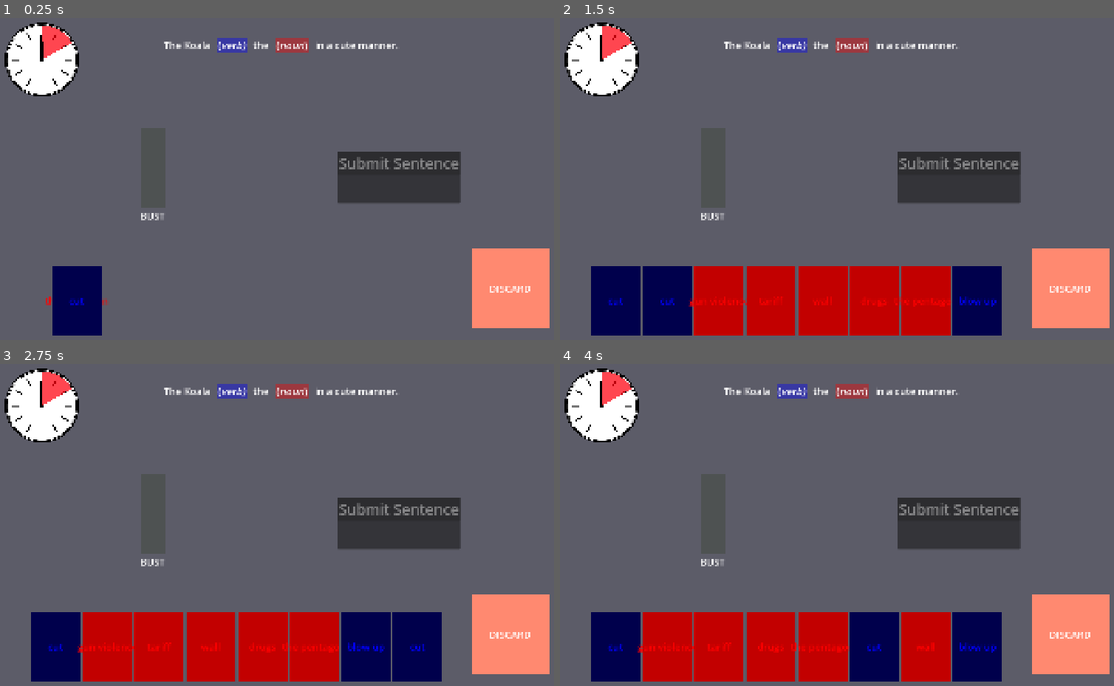
Above: before the commit, frames 1-4 (two rows, left to right).
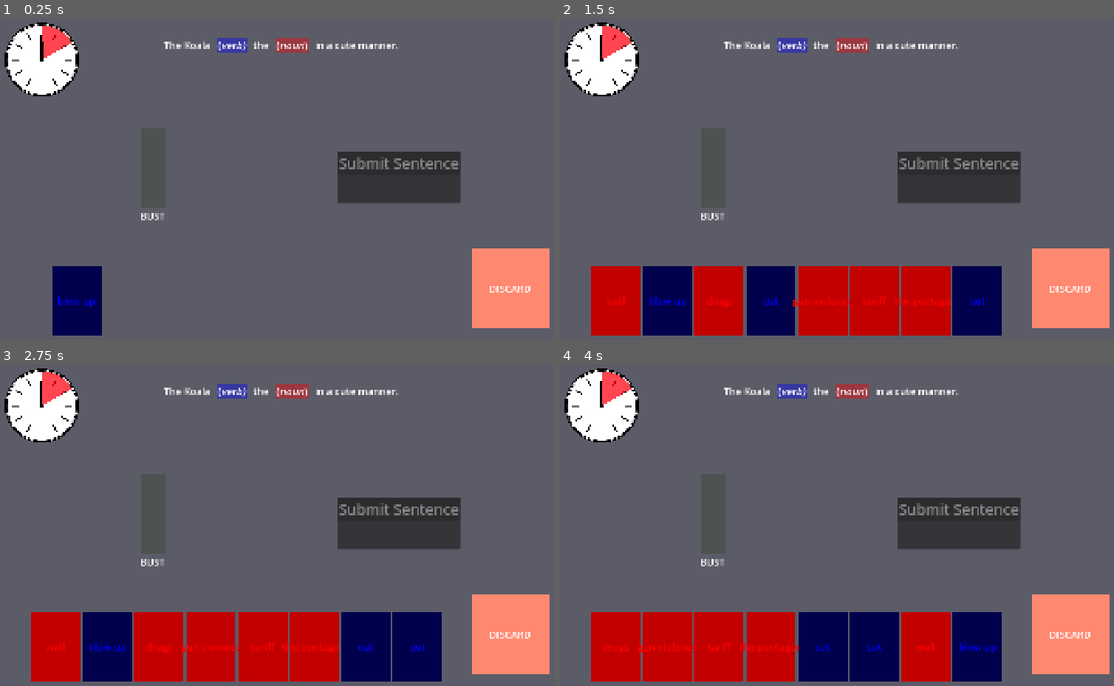
Above: after the commit, the same moments.

Repository: my-koala/PhilBuster
Game: Godot game, scene res://assets/main.tscn
The game is run twice, just before and just after one commit, with the same random seed, the same clock (stepped at 60 frames per second) and the same inputs.
Inputs (mouse positions are in pixels of both pictures, inside the frame that each line leads up to):
- Up to frame 1 (0.25 s): no input
- Up to frame 2 (1.5 s): click (792, 43) at 0.52 s; click "the pentagon" at 1.25 s
- Up to frame 3 (2.75 s): click "cut" at 2 s
- Up to frame 4 (4 s): click "wall" at 2.75 s; click "blow up" at 3.5 s

The runs differ from the first frame. In frame 1, 0.1% of the frame differs, in the area x 8-20%, y 86-90%; in frame 2, 4.2%, in the area x 5-79%, y 77-99%; in frame 3, 4.2%; in frame 4, 4.0%.

Commit message:
Modified game stats to use CardInfo

Diff:
--- a/scripts/game.gd
+++ b/scripts/game.gd
@@ -4,8 +4,6 @@
 
 # for this jam, will only simulate one session from the same starting deck each time the player plays/restarts
 # there wont be enough time to implement and balance multiple session difficulties
-
-const CARD_INSTANCE_SCENE: PackedScene = preload("res://assets/card/card_instance.tscn")
 
 enum State {
 	NONE,
@@ -38,11 +36,10 @@
 	_loop = true
 	_game_stats = GameStats.new()
 
+	# Initialize card deck.
 	for card_info: CardInfo in default_deck:
 		if !_game_stats.deck_is_full():
-			var card_instance: CardInstance = CARD_INSTANCE_SCENE.instantiate() as CardInstance
-			card_instance.card_info = card_info
-			_game_stats.deck_append(card_instance)
+			_game_stats.deck_append(card_info)
 
 	_session.start_session(_game_stats)
 
--- a/scripts/game_stats.gd
+++ b/scripts/game_stats.gd
@@ -8,60 +8,44 @@
 
 const DECK_MAX_COUNT: int = 30
 
-var _deck: Array[CardInstance] = []
+var _deck: Array[CardInfo] = []
 
-func get_deck() -> Array[CardInstance]:
-	var deck: Array[CardInstance] = _deck.duplicate()
+func get_deck() -> Array[CardInfo]:
+	var deck: Array[CardInfo] = _deck.duplicate()
 	deck.make_read_only()
 	return deck
 
-func deck_shuffle() -> void:
-	_deck.shuffle()
-
-func deck_deal() -> CardInstance:
-	if _deck.is_empty():
-		return null
-
-	var card_instance: CardInstance = _deck[0]
-	_deck.pop_front()
-	return card_instance
-
-func deck_append(card_instance: CardInstance) -> bool:
-	if !is_instance_valid(card_instance):
+func deck_append(card_info: CardInfo) -> bool:
+	if !is_instance_valid(card_info):
 		return false
 
 	if _deck.size() == DECK_MAX_COUNT:
 		return false
 
-	if _deck.has(card_instance):
+	_deck.append(card_info)
+	return true
+
+func deck_remove(card_info: CardInfo) -> bool:
+	if !is_instance_valid(card_info):
 		return false
 
-	_deck.append(card_instance)
+	if !_deck.has(card_info):
+		return false
+
+	_deck.erase(card_info)
 	return true
 
-func deck_remove(card_instance: CardInstance) -> bool:
-	if !is_instance_valid(card_instance):
-		return false
-
-	if _deck.is_empty():
-		return false
-
-	if !_deck.has(card_instance):
-		return false
-
-	_deck.erase(card_instance)
-	return true
-
-func deck_has(card_instance: CardInstance) -> bool:
-	return _deck.has(card_instance)
+func deck_has(card_info: CardInfo) -> bool:
+	return _deck.has(card_info)
 
 func deck_is_full() -> bool:
 	return _deck.size() == DECK_MAX_COUNT
+
+func deck_get_size() -> int:
+	return _deck.size()
 
 func deck_is_empty() -> bool:
 	return _deck.is_empty()
 
 func deck_clear() -> void:
-	for card_instance: CardInstance in _deck:
-		card_instance.free()
 	_deck.clear()
--- a/scripts/session/session.gd
+++ b/scripts/session/session.gd
@@ -3,6 +3,8 @@
 class_name Session
 
 #const SENTENCE_LOADER: SentenceLoader = preload("res://assets/sentences/sentence_loader.tres") as SentenceLoader
+
+const CARD_INSTANCE_SCENE: PackedScene = preload("res://assets/card/card_instance.tscn")
 
 const HAND_COUNT_MAX: int = 8
 
@@ -34,6 +36,7 @@
 @onready
 var _clock: Clock = %clock as Clock
 
+var _deck_card_instances: Array[CardInstance] = []
 var _hand_card_instances: Array[CardInstance] = []
 
 var _game_stats: GameStats = null
@@ -44,14 +47,21 @@
 	return _session_active
 
 # TODO: session customizations?
-# time = number of minutes. each word will generally be worth 1 tick
+# time = number of minutes. each word will generally be worth 1 minute
 func start_session(game_stats: GameStats, topic: String = "", time: int = 120, bust_max: int = 32, sentence_difficulty: int = 0) -> void:
 	if _session_active:
 		return
 	_session_active = true
 
 	_game_stats = game_stats
-	_game_stats.deck_shuffle()
+
+	for card_info: CardInfo in _game_stats.get_deck():
+		var card_instance: CardInstance = CARD_INSTANCE_SCENE.instantiate()
+		card_instance.drag_started.connect(_on_card_instance_drag_started.bind(card_instance))
+		card_instance.drag_stopped.connect(_on_card_instance_drag_stopped.bind(card_instance))
+		card_instance.card_info = card_info
+		_deck_card_instances.append(card_instance)
+	_deck_card_instances.shuffle()
 
 	_bust_meter.bust_max = bust_max
 	_bust_meter.clear_bust()
@@ -66,11 +76,11 @@
 		return
 	_session_active = false
 
-	for card_instance: CardInstance in _hand_card_instances:
-		_game_stats.deck_append(card_instance)
+	while !_deck_card_instances.is_empty():
+		_deck_card_instances[0].free()
 
 	while !_hand_card_instances.is_empty():
-		_discard_card_instance_from_hand(_hand_card_instances[0])
+		_hand_card_instances[0].free()
 
 	_game_stats = null
 
@@ -82,10 +92,12 @@
 		# Deal hand if insufficient number of cards.
 		if _deck_deal_cooldown > 0.0:
 			_deck_deal_cooldown -= delta
-		elif !_game_stats.deck_is_empty() && (_hand_card_instances.size() < HAND_COUNT_MAX):
+		elif !_deck_card_instances.is_empty() && (_hand_card_instances.size() < HAND_COUNT_MAX):
 			_deck_deal_cooldown = deck_deal_cooldown
-
-			_append_card_instance_to_hand(_game_stats.deck_deal())
+			var card_instance: CardInstance = _deck_card_instances[0]
+			_deck_card_instances.pop_front()
+			_hand_card_instances.append(card_instance)
+			_hand_container.add_child(card_instance)
 
 
 func _ready() -> void:
@@ -140,8 +152,8 @@
 	# First try discard, then try fields, then fallback to hand container.
 	var fallback: bool = true
 	if _discard.get_global_rect().has_point(global_mouse_position):
-		_discard_card_instance_from_hand(card_instance)
-		_game_stats.deck_append(card_instance)
+		_hand_card_instances.erase(card_instance)
+		_deck_card_instances.append(card_instance)
 		fallback = false
 	elif is_instance_valid(sentence_container_field_focus):
 		if sentence_container_field_focus.add_card_instance(card_instance):
@@ -153,28 +165,3 @@
 		# Return to hand.
 		_hand_container.add_child(card_instance)
 		card_instance.reset_physics_interpolation()
-
-func _append_card_instance_to_hand(card_instance: CardInstance) -> void:
-	if _hand_card_instances.has(card_instance):
-		return
-
-	card_instance.drag_started.connect(_on_card_instance_drag_started.bind(card_instance))
-	card_instance.drag_stopped.connect(_on_card_instance_drag_stopped.bind(card_instance))
-
-	var parent: Node = card_instance.get_parent()
-	if is_instance_valid(parent):
-		parent.remove_child(card_instance)
-	_hand_container.add_child(card_instance)
-	_hand_card_instances.append(card_instance)
-
-func _discard_card_instance_from_hand(card_instance: CardInstance) -> void:
-	if !_hand_card_instances.has(card_instance):
-		return
-
-	card_instance.drag_started.disconnect(_on_card_instance_drag_started)
-	card_instance.drag_stopped.disconnect(_on_card_instance_drag_stopped)
-
-	var parent: Node = card_instance.get_parent()
-	if is_instance_valid(parent):
-		parent.remove_child(card_instance)
-	_hand_card_instances.erase(card_instance)
